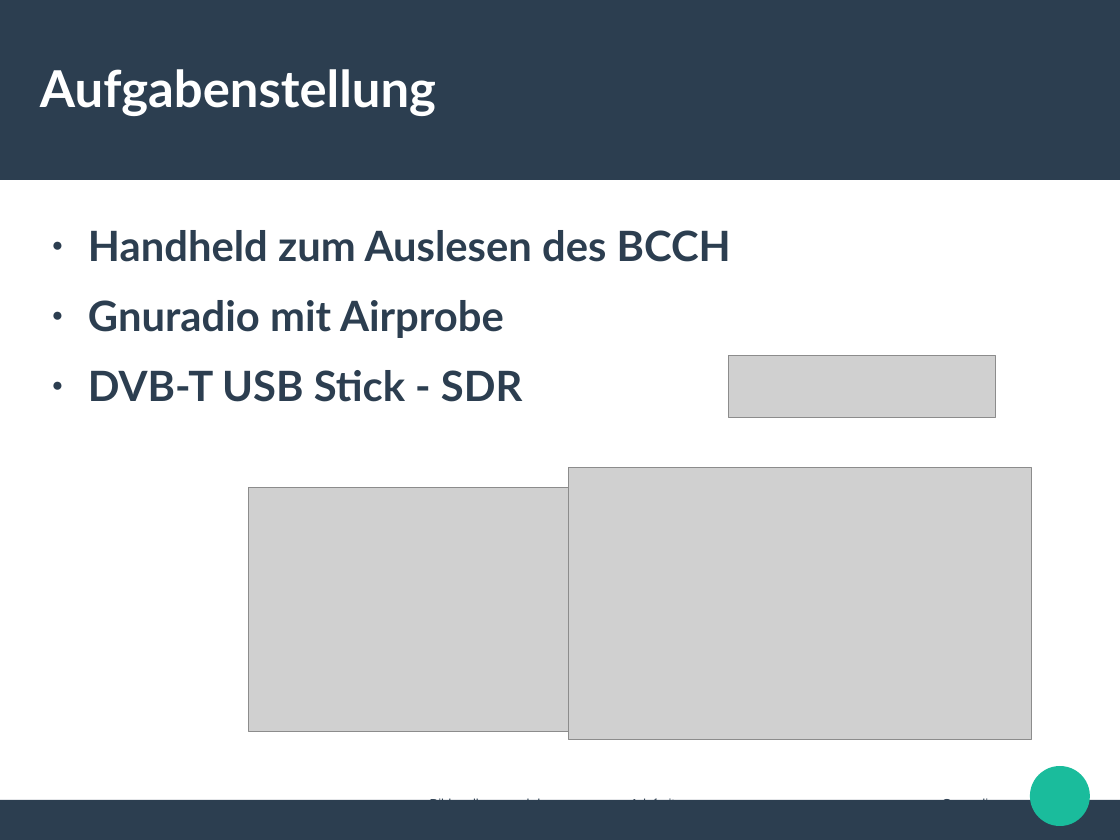
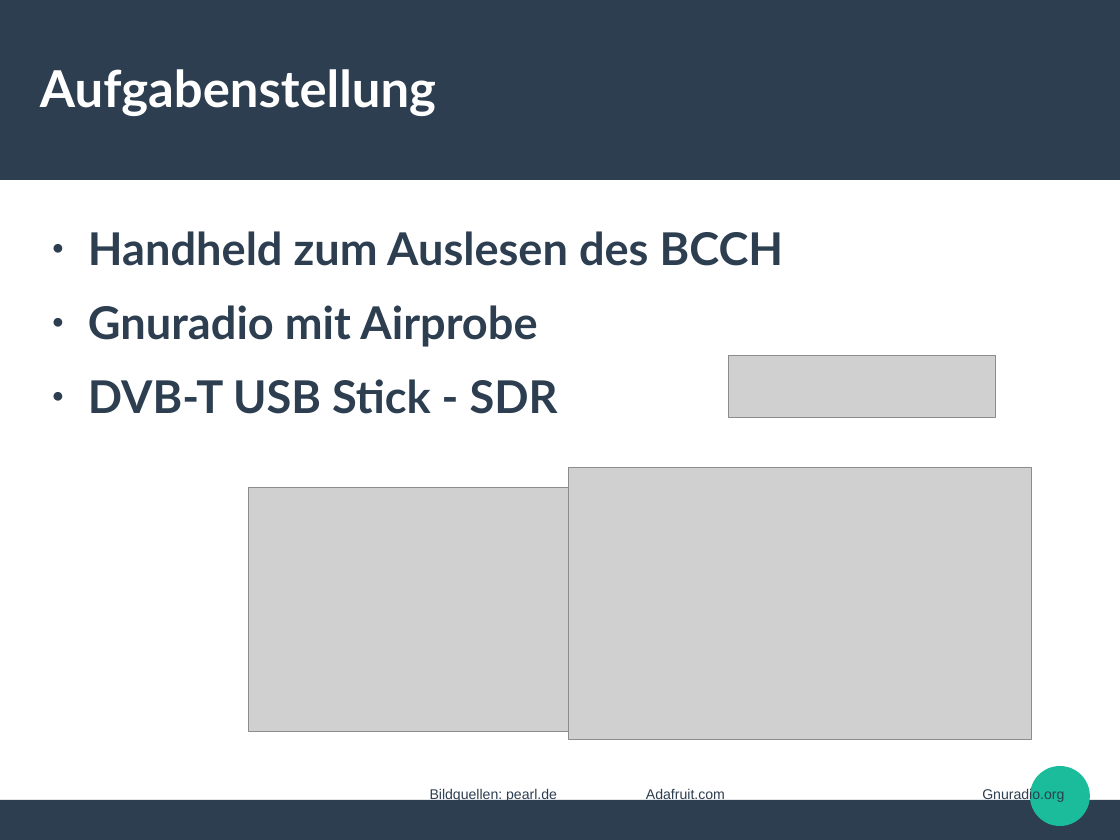
Before and after one commit to ookk2011/GrGsm-Gui, a slide deck: slide 3 of Präsentation_Projektarbeit.odp. Drawn at 1120x840 pixels with LibreOffice and Linux fonts; fonts in the diff are those of the drawing; grey boxes stand for pictures. Boxes give left, top, right and bottom in pixels: in the first picture for what was removed or moved away, otherwise in the second. Text is boxed around its words. In the diff, an @@ line names an element or a change of style, - is before the commit and + after.

```diff
--- a/Präsentation_Projektarbeit.odp
+++ b/Präsentation_Projektarbeit.odp
@@ text "Handheld zum Auslesen des BCCH" at <box>88,231,1064,803</box>: size 29.6 to 32 pt in "Handheld zum Auslesen des BCCH", "Gnuradio mit Airprobe", "DVB-T USB Stick - SDR"; size 9.2 to 10 pt in "Bildquellen: pearl.de Adafruit.com Gnuradio.org" @@
```
Also in this commit, not shown: 2 other slides changed.
